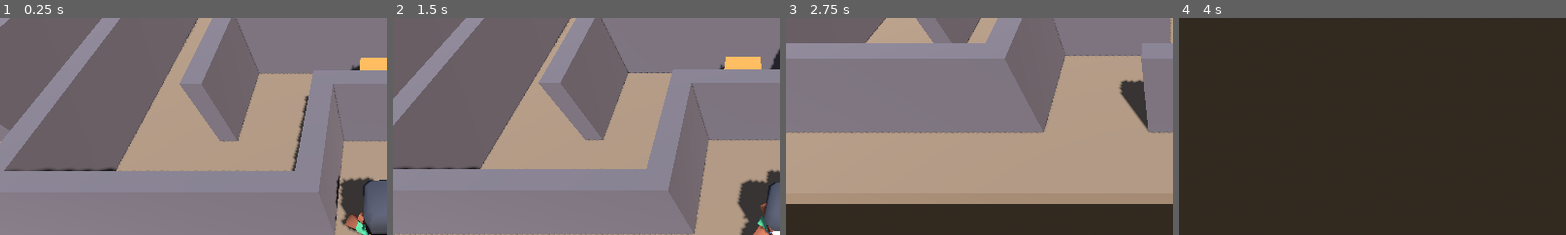
Above: before the commit, frames 1-4 (left to right).
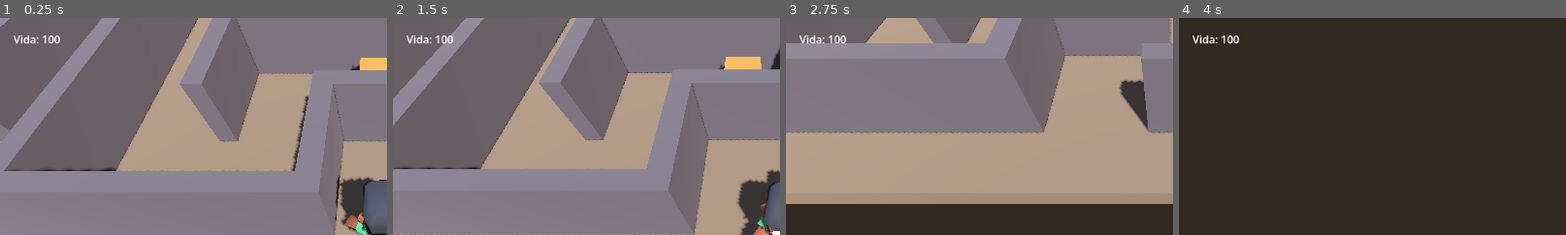
Above: after the commit, the same moments.

Repository: Carola-caicedo/Survivor-Maze-Puzzle
Game: Godot game, scene res://main.tscn
The game is run twice, just before and just after one commit, with the same random seed, the same clock (stepped at 60 frames per second) and the same inputs.
Inputs:
- Up to frame 1 (0.25 s): no input
- Up to frame 2 (1.5 s): tap Enter (ui_accept) at 0.5, 0.6, 0.77, 1.07 s; hold D (move_right) 0.53-1.28 s; hold S (move_down) from 1.28 s (still down); tap Shift (correr) at 1.35 s
- Up to frame 3 (2.75 s): tap Enter (ui_accept) at 1.52, 1.55, 1.82, 2.3 s; release S (move_down) at 2.03 s; hold D (move_right) from 2.03 s (still down); tap Space (espada) at 2.1 s
- Up to frame 4 (4 s): release D (move_right) at 2.78 s; hold W (move_up) 2.78-3.53 s; tap E (interactuar) at 2.85 s; tap Enter (ui_accept) at 3.02, 3.05, 3.32, 3.77, 3.8 s; hold A (move_left) from 3.53 s (still down); tap F at 3.6 s
The pictures show only the part of the screen within x 0-50%, y 0-50%; the shares and areas given below are measured in that part.

The runs differ from the first frame. In frame 1, 0.2% of the frame differs, in the area x 3-16%, y 8-13%; in frame 2, 0.2%; in frame 3, 0.2%; in frame 4, 0.3%.

Commit message:
T10 N1 - Tarea C - vida en el hud

Diff:
--- a/fruta.gd
+++ b/fruta.gd
@@ -4,6 +4,10 @@
 
 func usar():
 	print("Fruta consumida: cura +", curacion, " HP")
+	var jugador = get_tree().get_first_node_in_group("jugador")
+	if jugador and jugador.has_node("Salud"):
+		var salud = jugador.get_node("Salud")
+		salud.curar(curacion)
 	# Se retira del grupo para que el personaje no vuelva a detectarla
 	remove_from_group("interactivos")
 	visible = false
--- /dev/null
+++ b/hud.gd
@@ -0,0 +1,14 @@
+extends CanvasLayer
+
+@onready var texto = $Texto
+
+func _ready():
+	var pj = get_tree().get_first_node_in_group("jugador")
+	if pj != null and pj.has_node("Salud"):
+		var salud = pj.get_node("Salud")
+		salud.cambio.connect(mostrar)
+		mostrar(salud.vida)
+
+func mostrar(vida):
+	texto.text = "Vida: " + str(vida)
+	print("HUD -> ", texto.text)
--- /dev/null
+++ b/hud.tscn
@@ -0,0 +1,12 @@
+[gd_scene format=3 uid="uid://dbam43vuosh2g"]
+
+[ext_resource type="Script" uid="uid://bhnv5xdyucxpp" path="res://hud.gd" id="1_37p78"]
+
+[node name="HUD" type="CanvasLayer" unique_id=1284440622]
+script = ExtResource("1_37p78")
+
+[node name="Texto" type="Label" parent="." unique_id=812775576]
+offset_left = 20.0
+offset_top = 20.0
+offset_right = 60.0
+offset_bottom = 43.0
--- a/main.tscn
+++ b/main.tscn
@@ -13,6 +13,7 @@
 [ext_resource type="PackedScene" uid="uid://c2aletggvk2nn" path="res://salida.tscn" id="10_4c57u"]
 [ext_resource type="PackedScene" uid="uid://7cir24paxtfm" path="res://laberinto.tscn" id="12_dg77c"]
 [ext_resource type="Script" uid="uid://wd8flliokisc" path="res://partida.gd" id="13_ycdy4"]
+[ext_resource type="PackedScene" uid="uid://dbam43vuosh2g" path="res://hud.tscn" id="14_w48qg"]
 
 [sub_resource type="ProceduralSkyMaterial" id="CieloMat"]
 
@@ -146,3 +147,5 @@
 [node name="Partida" type="Node3D" parent="." unique_id=398105633]
 process_mode = 3
 script = ExtResource("13_ycdy4")
+
+[node name="HUD" parent="." unique_id=1284440622 instance=ExtResource("14_w48qg")]
--- a/salud.gd
+++ b/salud.gd
@@ -1,4 +1,7 @@
 extends Node
+
+signal cambio(vida)
+signal sin_vida
 
 @export var vida = 100
 @export var invulnerable = 0.5
@@ -10,11 +13,19 @@
 
 
 func recibir_golpe(danio):
-	if reloj > 0.001:
-		print("invulnerable: no cuenta")
+	if reloj > 0.001 or vida == 0:
+		#print("invulnerable: no cuenta")
 		return
 	vida = maxi(vida - danio, 0)
 	reloj = invulnerable
-	print("vida del jugador: ", vida)
+	cambio.emit(vida)
+	#print("vida del jugador: ", vida)
 	if vida == 0:
-		print("el jugador perdió")
+		sin_vida.emit()
+		#print("el jugador perdió")
+
+func curar(cantidad):
+	if vida == 0:
+		return
+	vida = mini(vida + cantidad, 100)
+	cambio.emit(vida)
Not shown, added: hud.gd.uid
